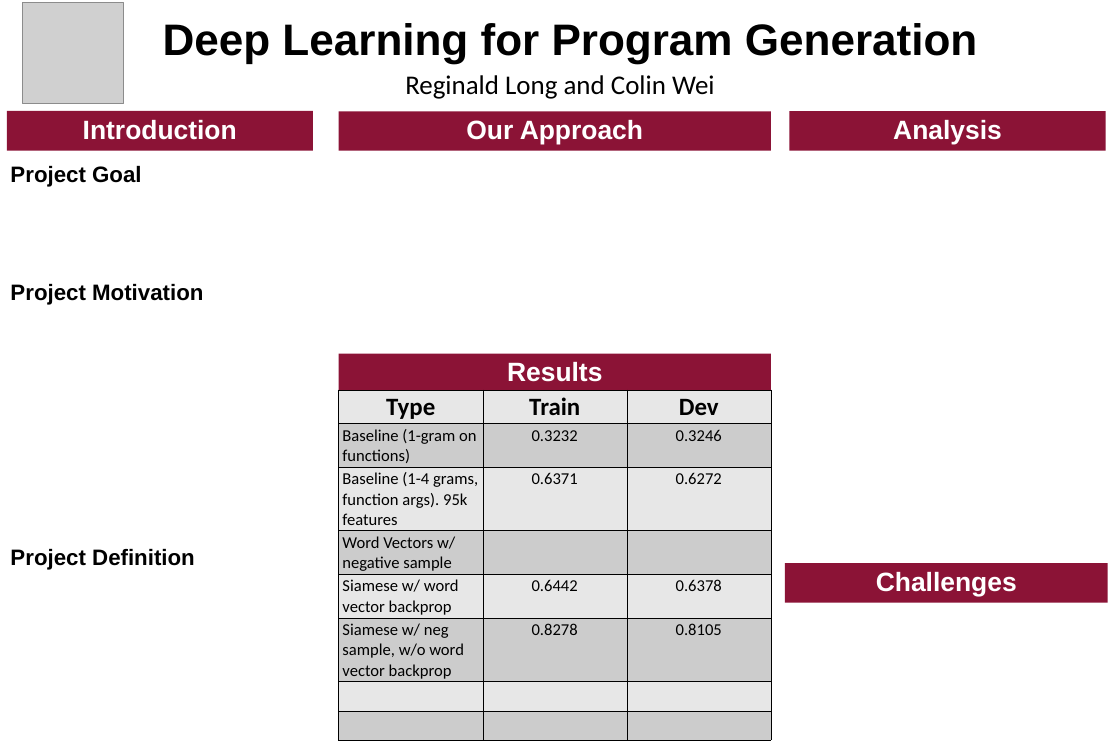
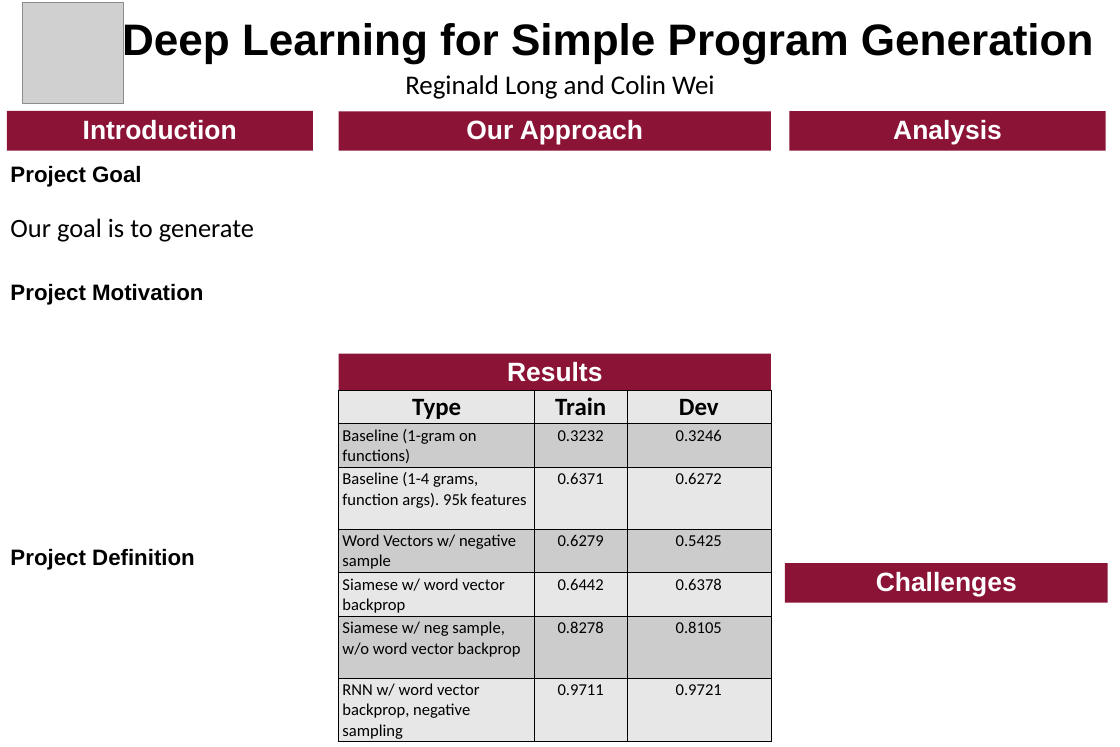
Before and after one commit to reggylong/program, a slide deck: slide 1 of poster.pptx. Drawn at 1120x747 pixels with LibreOffice and Linux fonts; fonts in the diff are those of the drawing; grey boxes stand for pictures. Boxes give left, top, right and bottom in pixels: in the first picture for what was removed or moved away, otherwise in the second. Text is boxed around its words. In the diff, an @@ line names an element or a change of style, - is before the commit and + after.

Commit message:
Added all results

```diff
--- a/poster.pptx
+++ b/poster.pptx
@@ text at (122, 20, 1093, 64): text changed @@
-Deep Learning for Program Generation
+Deep Learning for Simple Program Generation
@@ text added at (10, 218, 254, 242), 51 pt, text #000000 @@
+Our goal is to generate
@@ table at (339, 390, 771, 743) @@
-row 4, column 2: 
+row 4, column 2: 0.6279
-row 4, column 3: 
+row 4, column 3: 0.5425
-row 7:  |  | 
-row 8:  |  | 
+row 7: RNN w/ word vector backprop, negative sampling | 0.9711 | 0.9721
```
